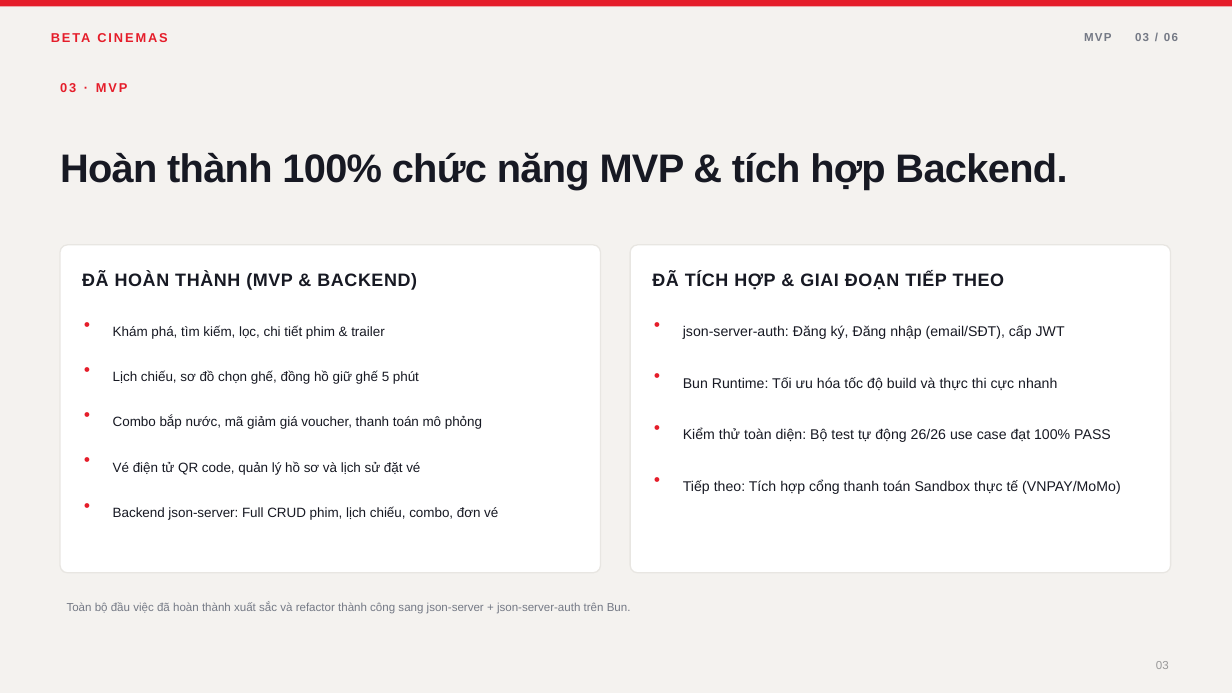
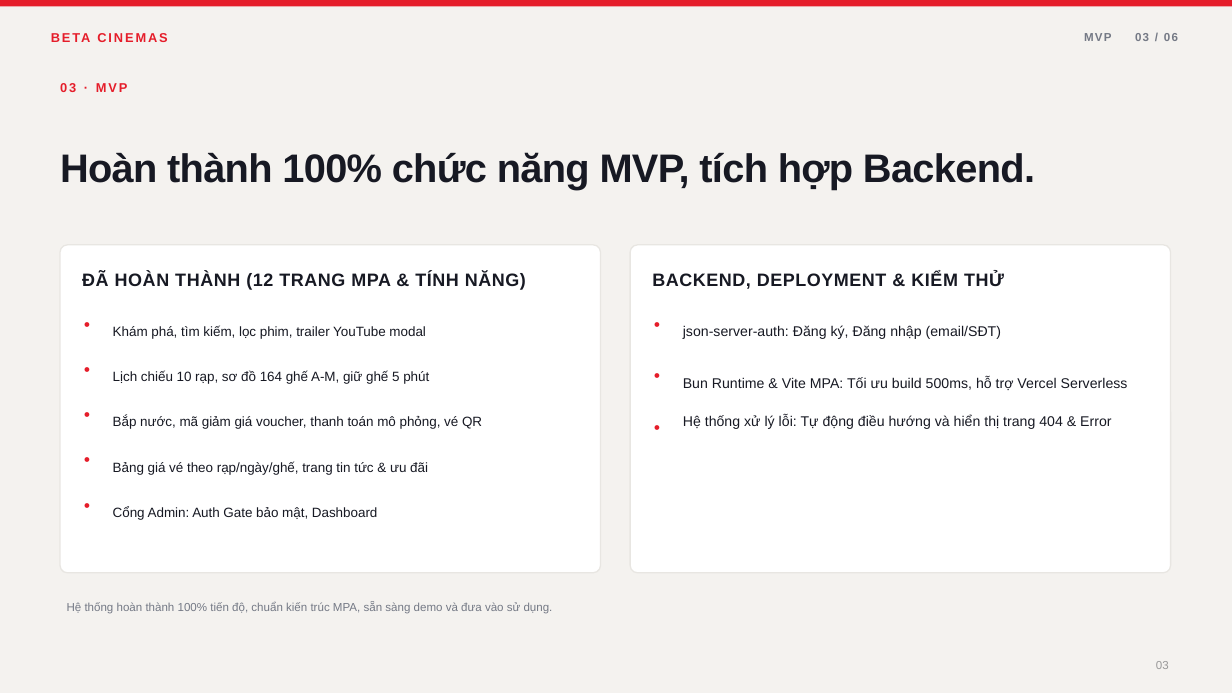
Before and after one commit to AsakiYuki/web2064-fa26, a slide deck: slide 3 of Beta-Cinemas-Presentation.odp. Drawn at 1232x693 pixels with LibreOffice and Linux fonts; fonts in the diff are those of the drawing. Boxes give left, top, right and bottom in pixels: in the first picture for what was removed or moved away, otherwise in the second. Text is boxed around its words. In the diff, an @@ line names an element or a change of style, - is before the commit and + after.

```diff
--- a/Beta-Cinemas-Presentation.odp
+++ b/Beta-Cinemas-Presentation.odp
@@ text at [60, 152, 1035, 189]: text changed @@
-Hoàn thành 100% chức năng MVP & tích hợp Backend.
+Hoàn thành 100% chức năng MVP, tích hợp Backend.
@@ text at [82, 272, 526, 290]: text changed @@
-ĐÃ HOÀN THÀNH (MVP & BACKEND)
+ĐÃ HOÀN THÀNH (12 TRANG MPA & TÍNH NĂNG)
@@ text at [652, 272, 1004, 289]: text changed @@
-ĐÃ TÍCH HỢP & GIAI ĐOẠN TIẾP THEO
+BACKEND, DEPLOYMENT & KIỂM THỬ
@@ text at [113, 325, 425, 339]: text changed @@
-Khám phá, tìm kiếm, lọc, chi tiết phim & trailer
+Khám phá, tìm kiếm, lọc phim, trailer YouTube modal
@@ text at [683, 325, 1001, 339]: text changed @@
-json-server-auth: Đăng ký, Đăng nhập (email/SĐT), cấp JWT
+json-server-auth: Đăng ký, Đăng nhập (email/SĐT)
@@ text at [113, 370, 429, 384]: text changed @@
-Lịch chiếu, sơ đồ chọn ghế, đồng hồ giữ ghế 5 phút
+Lịch chiếu 10 rạp, sơ đồ 164 ghế A-M, giữ ghế 5 phút
@@ text at [683, 376, 1128, 390]: text changed @@
-Bun Runtime: Tối ưu hóa tốc độ build và thực thi cực nhanh
+Bun Runtime & Vite MPA: Tối ưu build 500ms, hỗ trợ Vercel Serverless
@@ text at [113, 416, 482, 429]: text changed @@
-Combo bắp nước, mã giảm giá voucher, thanh toán mô phỏng
+Bắp nước, mã giảm giá voucher, thanh toán mô phỏng, vé QR
@@ text added at [683, 414, 1111, 429], 11 pt, text #171923 @@
+Hệ thống xử lý lỗi: Tự động điều hướng và hiển thị trang 404 & Error
@@ text removed at [683, 428, 1111, 442] @@
-Kiểm thử toàn diện: Bộ test tự động 26/26 use case đạt 100% PASS
@@ text at [113, 461, 428, 475]: text changed @@
-Vé điện tử QR code, quản lý hồ sơ và lịch sử đặt vé
+Bảng giá vé theo rạp/ngày/ghế, trang tin tức & ưu đãi
@@ text removed at [654, 468, 675, 490] @@
-•
@@ text at [113, 506, 377, 520]: text changed @@
-Backend json-server: Full CRUD phim, lịch chiếu, combo, đơn vé
+Cổng Admin: Auth Gate bảo mật, Dashboard
@@ text removed at [683, 480, 1121, 494] @@
-Tiếp theo: Tích hợp cổng thanh toán Sandbox thực tế (VNPAY/MoMo)
@@ text at [67, 602, 553, 614]: text changed @@
-Toàn bộ đầu việc đã hoàn thành xuất sắc và refactor thành công sang json-server + json-server-auth trên Bun.
+Hệ thống hoàn thành 100% tiến độ, chuẩn kiến trúc MPA, sẵn sàng demo và đưa vào sử dụng.
```
Also in this commit, not shown: 5 other slides changed, 2 other files.
